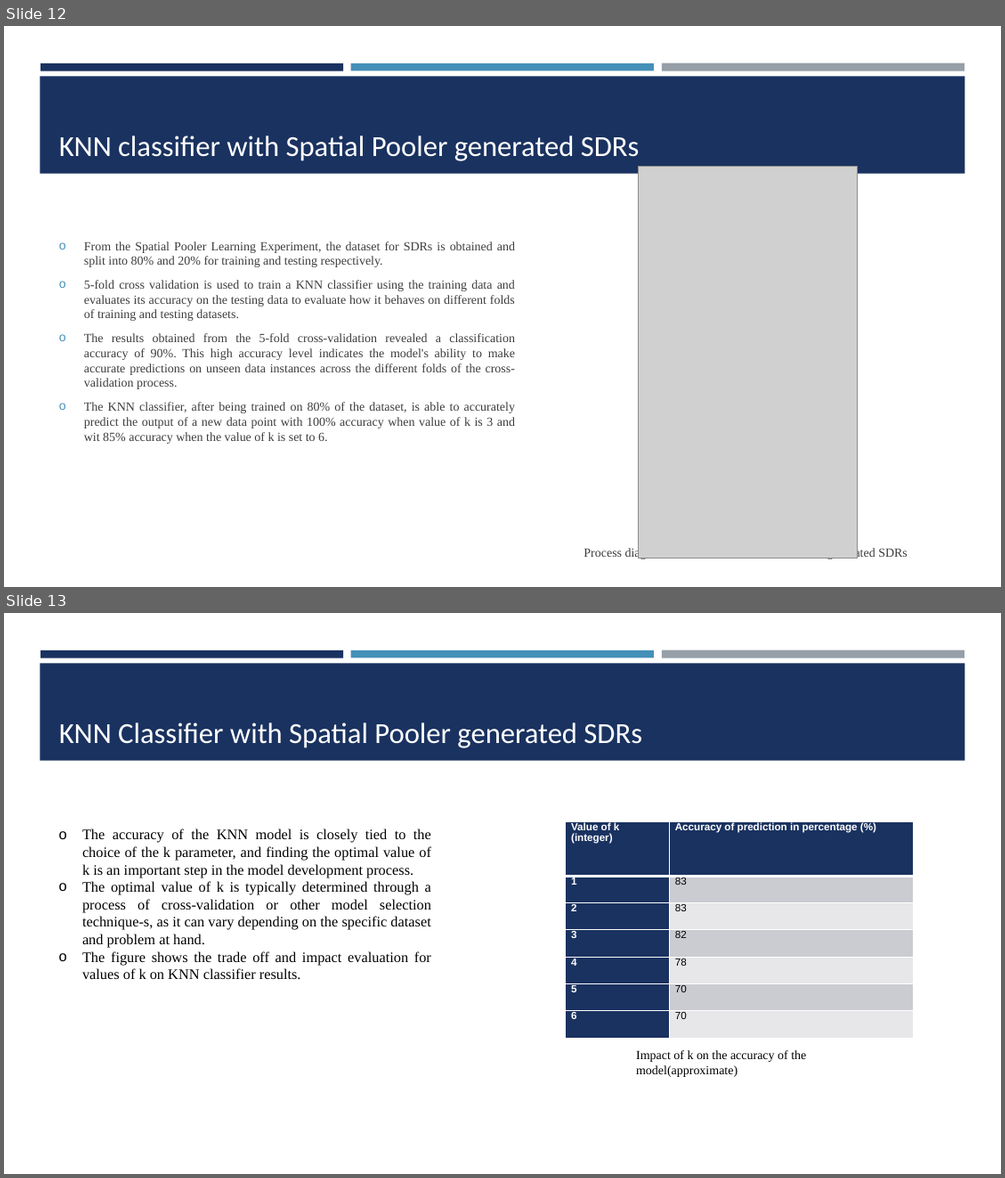
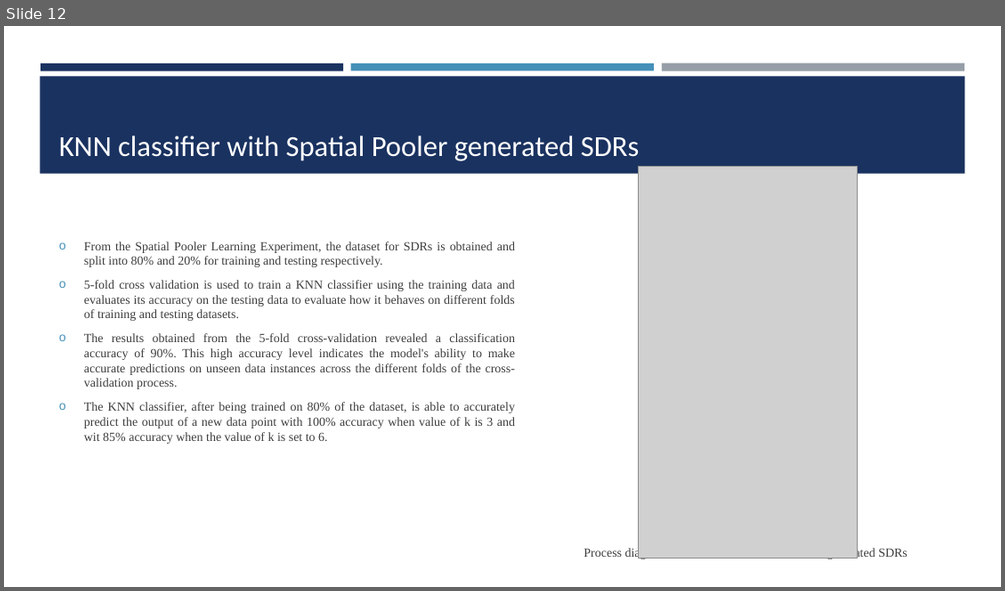
Before and after one commit to Abwahab55/neocortexapi-AppHorozon, a slide deck: source/Samples/Documentation/PPT_ML 2425-01 Investigate Image Reconstruction by Using Classifiers.pptx. Shown one above the other, each under a label of ours: slides 12 and 13 before the commit, slide 12 after it. The pictures are 1005x1178 and 1005x591 pixels, drawn with LibreOffice and Linux fonts; fonts in the diff are those of the drawing; grey boxes stand for pictures. Boxes give left, top, right and bottom in pixels: in the first picture for what was removed or moved away, otherwise in the second. Text is boxed around its words. In the diff, an @@ line names an element or a change of style, - is before the commit and + after.

```diff
--- a/source/Samples/Documentation/PPT_ML 2425-01 Investigate Image Reconstruction by Using Classifiers.pptx
+++ b/source/Samples/Documentation/PPT_ML 2425-01 Investigate Image Reconstruction by Using Classifiers.pptx
@@ slide 13 removed at [4, 613, 1001, 1174], background #FFFFFF; not listed: 4 template elements that a slide beside it also shows @@
@@ title removed at [59, 722, 642, 748] @@
-KNN Classifier with Spatial Pooler generated SDRs
@@ table removed at [566, 821, 914, 1067], 7 rows, 2 columns @@
-Value of k / (integer) | Accuracy of prediction in percentage (%)
-1 | 83
-2 | 83
-3 | 82
-4 | 78
-5 | 70
-6 | 70
@@ text removed at [82, 828, 431, 979] @@
-o The accuracy of the KNN model is closely tied to the choice of the k parameter, and finding the optimal value of k is an important step in the model development process.
-o The optimal value of k is typically determined through a process of cross-validation or other model selection technique-s, as it can vary depending on the specific dataset and problem at hand.
-o The figure shows the trade off and impact evaluation for values of k on KNN classifier results.
@@ text removed at [636, 1050, 806, 1077] @@
-Impact of k on the accuracy of the model(approximate)
```
Also in this commit, not shown: 1 slide changed.
